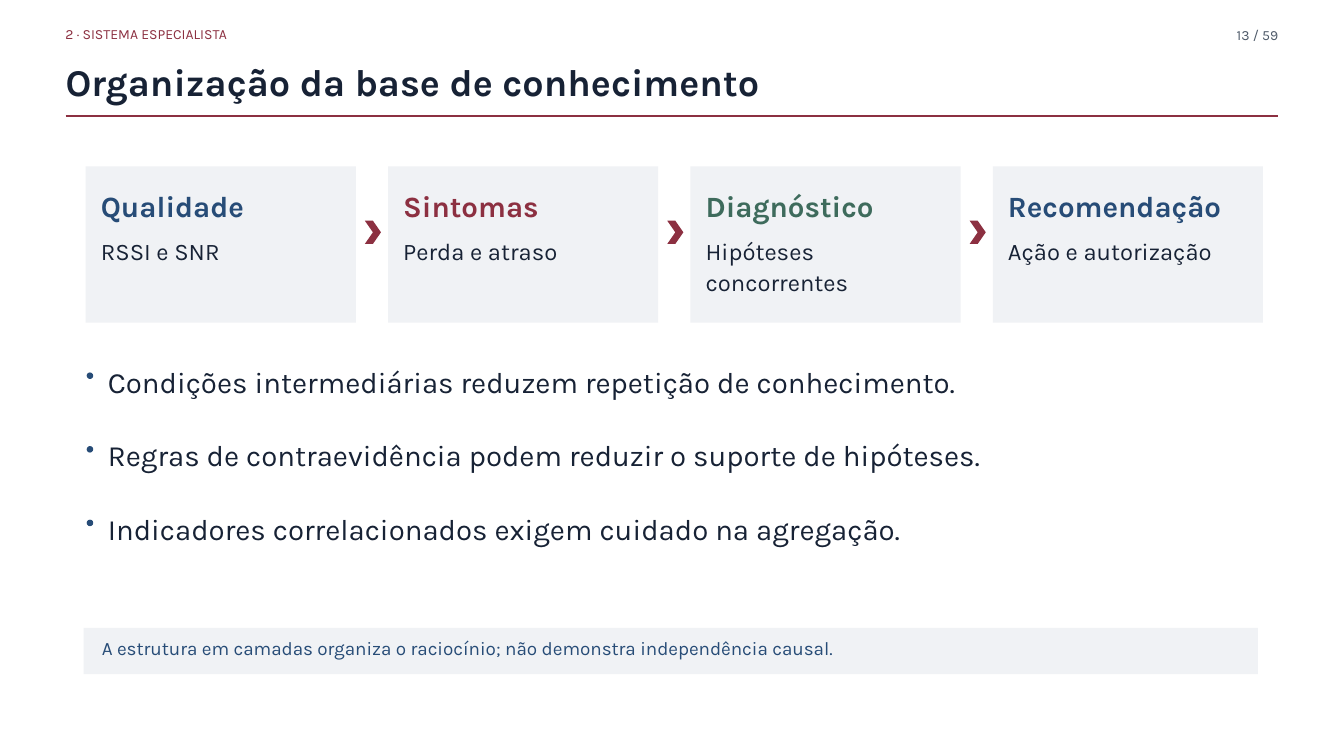
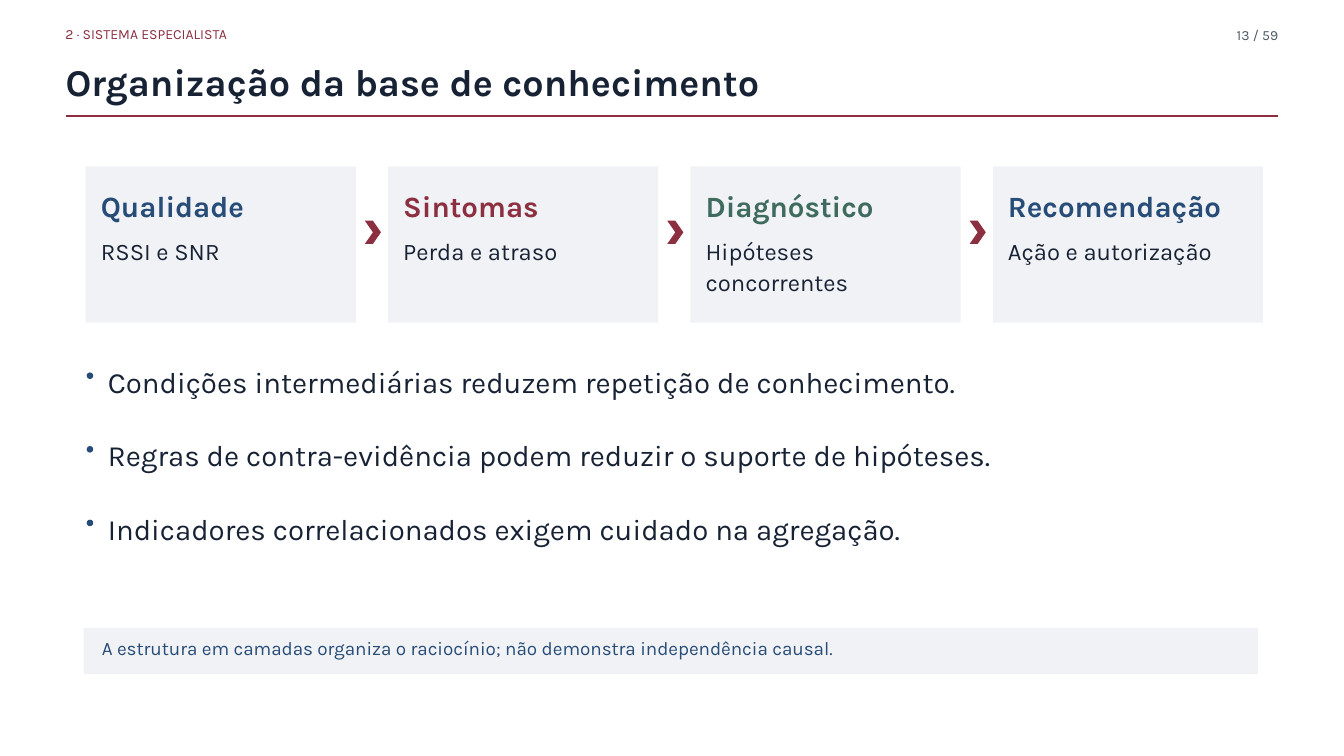
Before and after one commit to fsd-dantas/ai4systems, a slide deck: slide 13 of docs/presentation/mini-systems-presentation.pptx. Drawn at 1344x756 pixels with LibreOffice and Linux fonts; fonts in the diff are those of the drawing; background and template pictures are left out. Boxes give left, top, right and bottom in pixels: in the first picture for what was removed or moved away, otherwise in the second. Text is boxed around its words. In the diff, an @@ line names an element or a change of style, - is before the commit and + after.

```diff
--- a/docs/presentation/mini-systems-presentation.pptx
+++ b/docs/presentation/mini-systems-presentation.pptx
@@ text at box(108, 443, 990, 473): text changed @@
-Regras de contraevidência podem reduzir o suporte de hipóteses.
+Regras de contra-evidência podem reduzir o suporte de hipóteses.
```
Also in this commit, not shown: 5 other slides changed, 10 other files.
